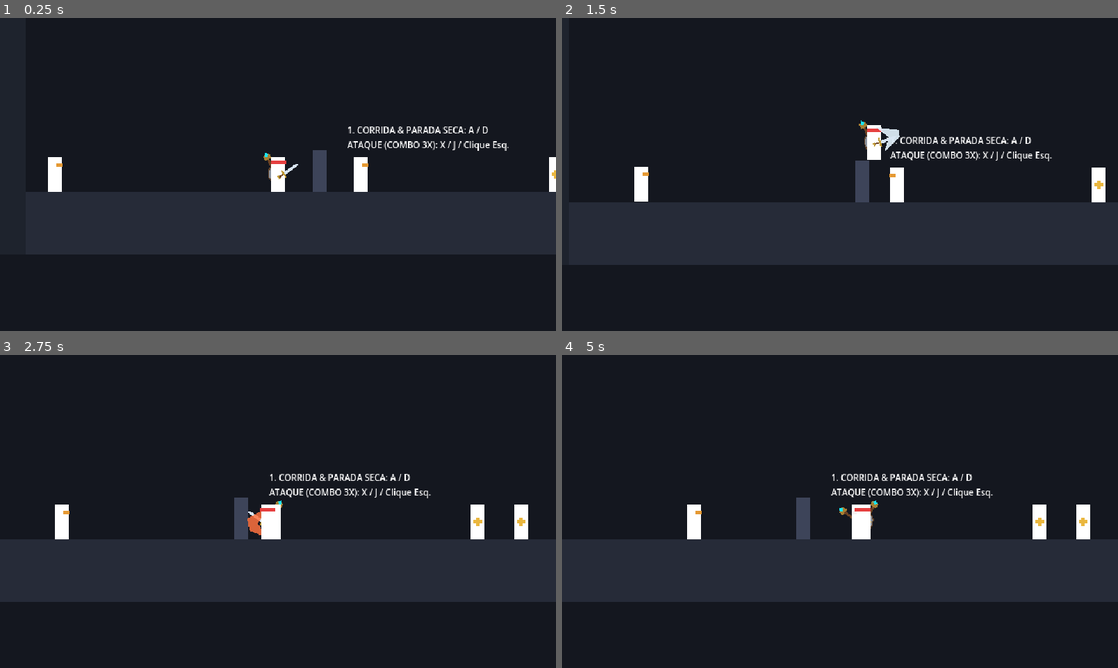
Above: before the commit, frames 1-4 (two rows, left to right).
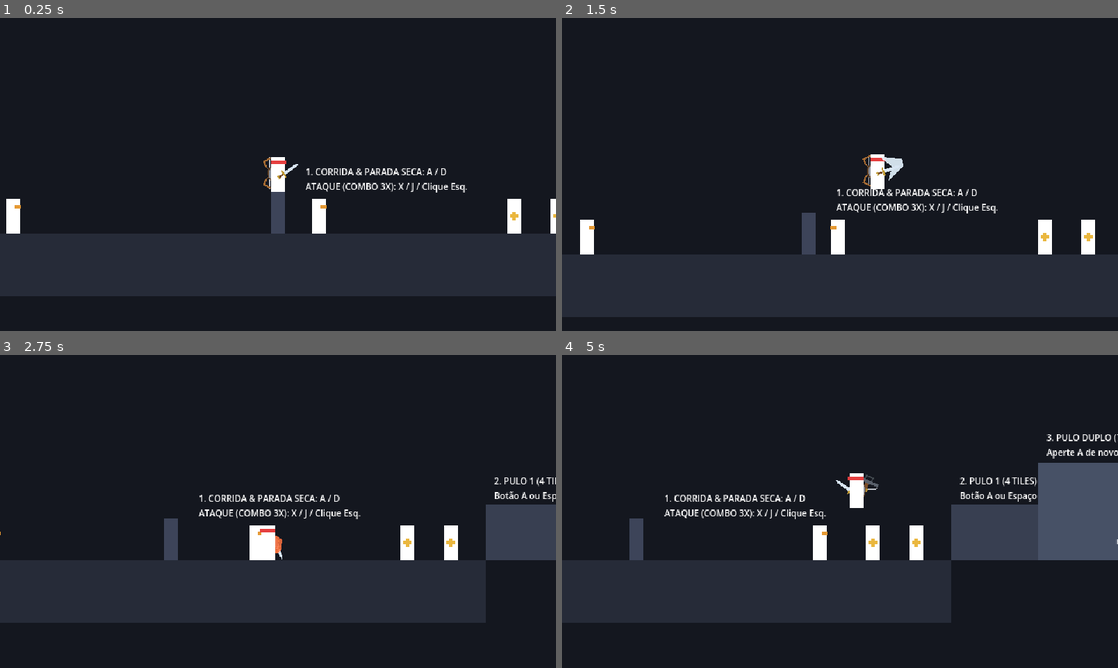
Above: after the commit, the same moments.

Repository: Theadrill/Godot-Roguelike-Prototype
Game: Godot game, scene res://src/world/movement_gym.tscn
Same seed, same stepped clock (60 frames per second), same inputs: the game is played once before the commit and once after it.
Inputs (mouse positions are in pixels of both pictures, inside the frame that each line leads up to):
- Up to frame 1 (0.25 s): no input
- Up to frame 2 (1.5 s): tap A (move_left) at 0.5, 1.25 s; move the mouse to (962, 158) at 0.52 s; hold L (defend) 0.53-1.28 s; hold D (move_right) from 0.53 s (still down); right-click (962, 158) at 0.6 s; click (962, 158) at 0.67 s; tap Space (jump) at 0.77 s; move the mouse to (728, 190) at 1.27 s; tap L (defend) at 1.35 s; click (728, 190) at 1.42 s
- Up to frame 3 (2.75 s): tap Space (jump) at 1.52 s; tap Shift (roll) at 1.55, 2.1 s; tap A (move_left) at 2 s; move the mouse to (333, 442) at 2.02 s; release D (move_right) at 2.03 s; hold A (move_left) from 2.03 s (still down); hold 1 (swap_weapon, bound only after the commit) from 2.03 s (still down); click (333, 442) at 2.17 s
- Up to frame 4 (5 s): move the mouse to (812, 574) at 2.77 s; release A (move_left) at 2.78 s; release 1 (swap_weapon, bound only after the commit) at 2.78 s; hold D (move_right) 2.78-4.28 s; tap 1 (swap_weapon, bound only after the commit) at 2.85 s; click (812, 574) at 2.92 s; tap Space (jump) at 3.02, 3.77, 4.52 s; tap E at 3.05, 3.6 s; tap A (move_left) at 3.5, 4.25 s; move the mouse to (1006, 558) at 3.52 s; click (1006, 558) at 3.67 s; tap 3 at 3.8, 4.35 s; tap 2 (cycle_weapon_debug, bound only after the commit) at 4.15 s; move the mouse to (673, 464) at 4.27 s; hold A (move_left) from 4.28 s (still down); click (673, 464) at 4.42 s; tap 4 at 4.55 s

The runs differ from the first frame. In frame 1, 29% of the frame differs, in the area x 0-100%, y 34-89%; in frame 2, 36%, in the area x 0-100%, y 32-96%; in frame 3, 19%; in frame 4, 24%.

Commit message:
feat(equipment): add bow and crossbow with fine-tuned socket anchors and swap mechanics

Diff:
--- a/src/core/input_setup.gd
+++ b/src/core/input_setup.gd
@@ -9,25 +9,21 @@
 	_register_action("move_left", [
 		_create_key_event(KEY_A),
 		_create_key_event(KEY_LEFT),
-		_create_joy_button_event(JOY_BUTTON_DPAD_LEFT),
 		_create_joy_motion_event(JOY_AXIS_LEFT_X, -1.0)
 	])
 	_register_action("move_right", [
 		_create_key_event(KEY_D),
 		_create_key_event(KEY_RIGHT),
-		_create_joy_button_event(JOY_BUTTON_DPAD_RIGHT),
 		_create_joy_motion_event(JOY_AXIS_LEFT_X, 1.0)
 	])
 	_register_action("up", [
 		_create_key_event(KEY_W),
 		_create_key_event(KEY_UP),
-		_create_joy_button_event(JOY_BUTTON_DPAD_UP),
 		_create_joy_motion_event(JOY_AXIS_LEFT_Y, -1.0)
 	], 0.55)
 	_register_action("down", [
 		_create_key_event(KEY_S),
 		_create_key_event(KEY_DOWN),
-		_create_joy_button_event(JOY_BUTTON_DPAD_DOWN),
 		_create_joy_motion_event(JOY_AXIS_LEFT_Y, 1.0)
 	], 0.55)
 	# Botão A (Xbox) / X (PlayStation) / Espaço: PULO
@@ -40,23 +36,29 @@
 		_create_key_event(KEY_SHIFT),
 		_create_joy_button_event(JOY_BUTTON_B)
 	])
-	# Botão X (Xbox) / Quadrado (PlayStation) / Botão Esquerdo Mouse / Tecla J: ARMA PRIMÁRIA
+	# Botão X (Xbox) / Quadrado (PlayStation) / Botão Esquerdo Mouse / Tecla J: ARMA ATUAL
 	_register_action("attack_primary", [
 		_create_mouse_button_event(MOUSE_BUTTON_LEFT),
 		_create_key_event(KEY_J),
 		_create_joy_button_event(JOY_BUTTON_X)
 	])
-	# Botão Y (Xbox) / Triângulo (PlayStation) / Botão Direito Mouse / Tecla K: ARMA SECUNDÁRIA
-	_register_action("attack_secondary", [
+	# Botão Y (Xbox) / Triângulo (PlayStation) / Botão Direito Mouse / Teclas K, L, E: DEFESA / ESCUDO
+	_register_action("defend", [
 		_create_mouse_button_event(MOUSE_BUTTON_RIGHT),
 		_create_key_event(KEY_K),
+		_create_key_event(KEY_L),
+		_create_key_event(KEY_E),
 		_create_joy_button_event(JOY_BUTTON_Y)
 	])
-	# Botão LB (Xbox) / L1 (PlayStation) / Tecla L ou E: DEFESA / ESCUDO DEDICADO
-	_register_action("defend", [
-		_create_key_event(KEY_L),
-		_create_key_event(KEY_E),
+	# Botão LB (Xbox) / L1 (PlayStation) / Tecla 1 (Teclado): TROCAR ARMA EQUIPADA (SWAP)
+	_register_action("swap_weapon", [
+		_create_key_event(KEY_1),
 		_create_joy_button_event(JOY_BUTTON_LEFT_SHOULDER)
+	])
+	# D-Pad Down (Gamepad) / Tecla 2 (Teclado): CICLAR ARMA DE RESERVA (DEBUG)
+	_register_action("cycle_weapon_debug", [
+		_create_key_event(KEY_2),
+		_create_joy_button_event(JOY_BUTTON_DPAD_DOWN)
 	])
 
 	# Right Analog Stick: Camera look-ahead (espiar adiante)
--- /dev/null
+++ b/src/entities/equipment/bow_visual.tscn
@@ -0,0 +1,20 @@
+[gd_scene format=3 uid="uid://ceb387f7bp2n6"]
+
+[node name="BowVisual" type="Node2D" unique_id=129178002]
+
+[node name="String" type="Line2D" parent="." unique_id=1779923138]
+points = PackedVector2Array(0, -18, 1, 0, 0, 18)
+width = 1.0
+default_color = Color(0.9, 0.92, 0.95, 0.8)
+
+[node name="UpperLimb" type="Polygon2D" parent="." unique_id=1314925538]
+color = Color(0.65, 0.42, 0.2, 1)
+polygon = PackedVector2Array(0, -2, 6, -8, 8, -14, 0, -18, -2, -17, 5, -13, 4, -8, 0, -2)
+
+[node name="LowerLimb" type="Polygon2D" parent="." unique_id=932643118]
+color = Color(0.65, 0.42, 0.2, 1)
+polygon = PackedVector2Array(0, 2, 6, 8, 8, 14, 0, 18, -2, 17, 5, 13, 4, 8, 0, 2)
+
+[node name="Grip" type="Polygon2D" parent="." unique_id=521477904]
+color = Color(0.35, 0.22, 0.1, 1)
+polygon = PackedVector2Array(-2, -3, 3, -3, 3, 3, -2, 3)
--- /dev/null
+++ b/src/entities/equipment/crossbow_visual.tscn
@@ -0,0 +1,25 @@
+[gd_scene format=3 uid="uid://crossbow_visual_01"]
+
+[node name="CrossbowVisual" type="Node2D"]
+
+[node name="String" type="Line2D" parent="."]
+points = PackedVector2Array(7, -13, 0, 0, 7, 13)
+width = 1.0
+default_color = Color(0.9, 0.92, 0.95, 0.8)
+
+[node name="Stock" type="Polygon2D" parent="."]
+color = Color(0.48, 0.3, 0.16, 1)
+polygon = PackedVector2Array(-10, -3, 12, -2, 12, 2, -4, 2, -8, 6, -10, 6)
+
+[node name="Limbs" type="Polygon2D" parent="."]
+color = Color(0.35, 0.38, 0.42, 1)
+polygon = PackedVector2Array(9, -13, 12, -13, 12, -2, 12, 2, 12, 13, 9, 13, 8, 2, 8, -2)
+
+[node name="Stirrup" type="Line2D" parent="."]
+points = PackedVector2Array(12, -4, 16, -4, 16, 4, 12, 4)
+width = 1.5
+default_color = Color(0.25, 0.28, 0.3, 1)
+
+[node name="Sight" type="Polygon2D" parent="."]
+color = Color(0.7, 0.55, 0.2, 1)
+polygon = PackedVector2Array(-2, -4, 2, -4, 2, -2, -2, -2)
--- /dev/null
+++ b/src/entities/equipment/weapon_bow.tres
@@ -0,0 +1,25 @@
+[gd_resource type="Resource" script_class="WeaponData" format=3 uid="uid://d1dsk5evc6cyq"]
+
+[ext_resource type="Script" uid="uid://bns3a3ee5ml1" path="res://src/combat/weapon_data.gd" id="1_script"]
+[ext_resource type="PackedScene" uid="uid://ceb387f7bp2n6" path="res://src/entities/equipment/bow_visual.tscn" id="2_visual"]
+
+[resource]
+script = ExtResource("1_script")
+weapon_name = "Hunter's Shortbow"
+base_damage = 22.0
+knockback_force = 110.0
+hitstop_duration = 0.04
+rumble_weak = 0.3
+rumble_strong = 0.55
+rumble_duration = 0.06
+combo_durations = Array[float]([0.16, 0.16, 0.24])
+forward_impulses = Array[float]([20.0, 30.0, 40.0])
+attack_cooldown = 0.12
+combo_finisher_cooldown = 0.2
+equipment_name = "Hunter's Shortbow"
+slot_type = 2
+visual_scene = ExtResource("2_visual")
+visual_offset = Vector2(-4, 2)
+visual_rotation_degrees = 125.0
+back_offset = Vector2(4, -5)
+back_rotation_degrees = -65.0
--- /dev/null
+++ b/src/entities/equipment/weapon_crossbow.tres
@@ -0,0 +1,25 @@
+[gd_resource type="Resource" script_class="WeaponData" load_steps=3 format=3 uid="uid://weapon_crossbow_tres_01"]
+
+[ext_resource type="Script" path="res://src/combat/weapon_data.gd" id="1_script"]
+[ext_resource type="PackedScene" path="res://src/entities/equipment/crossbow_visual.tscn" id="2_visual"]
+
+[resource]
+script = ExtResource("1_script")
+weapon_name = "Heavy Crossbow"
+base_damage = 42.0
+knockback_force = 240.0
+hitstop_duration = 0.08
+rumble_weak = 0.5
+rumble_strong = 0.85
+rumble_duration = 0.1
+combo_durations = Array[float]([0.28, 0.28, 0.4])
+forward_impulses = Array[float]([10.0, 15.0, 20.0])
+attack_cooldown = 0.24
+combo_finisher_cooldown = 0.35
+equipment_name = "Heavy Crossbow"
+slot_type = 2
+visual_scene = ExtResource("2_visual")
+visual_offset = Vector2(0, 0)
+visual_rotation_degrees = 0.0
+back_offset = Vector2(4.0, -5.0)
+back_rotation_degrees = 0.0
--- a/src/entities/player/player.gd
+++ b/src/entities/player/player.gd
@@ -97,7 +97,7 @@
 		weapon = default_weapon if default_weapon else WeaponData.new()
 
 	if not secondary_weapon:
-		var default_secondary := load("res://src/entities/equipment/weapon_staff.tres") as WeaponData
+		var default_secondary := load("res://src/entities/equipment/weapon_bow.tres") as WeaponData
 		if default_secondary:
 			secondary_weapon = default_secondary
 
@@ -260,44 +260,44 @@
 		if is_shield_raised:
 			set_shield_raised(false)
 
+func swap_weapons() -> void:
+	if not secondary_weapon:
+		return
+	var temp: WeaponData = weapon
+	weapon = secondary_weapon
+	secondary_weapon = temp
+	_update_main_weapon_visual()
+	_update_secondary_weapon_visual()
+
+func cycle_reserve_weapon() -> void:
+	var weapon_paths: Array[String] = [
+		"res://src/entities/equipment/weapon_bow.tres",
+		"res://src/entities/equipment/weapon_crossbow.tres",
+		"res://src/entities/equipment/weapon_sword.tres",
+		"res://src/entities/equipment/weapon_hammer.tres",
+		"res://src/entities/equipment/weapon_staff.tres",
+		"res://src/entities/equipment/weapon_dagger.tres"
+	]
+	var current_idx: int = -1
+	if secondary_weapon:
+		for i in range(weapon_paths.size()):
+			if weapon_paths[i].get_file().get_basename() in secondary_weapon.resource_path:
+				current_idx = i
+				break
+
+	var next_idx: int = (current_idx + 1) % weapon_paths.size()
+	var next_res := load(weapon_paths[next_idx]) as WeaponData
+	if weapon and next_res and next_res.equipment_name == weapon.equipment_name:
+		next_idx = (next_idx + 1) % weapon_paths.size()
+		next_res = load(weapon_paths[next_idx]) as WeaponData
+
+	equip_secondary_weapon(next_res)
+
 func _unhandled_input(event: InputEvent) -> void:
-	if event is InputEventKey and event.is_pressed() and not event.is_echo():
-		match event.physical_keycode:
-			KEY_1:
-				var sword_res := load("res://src/entities/equipment/weapon_sword.tres") as WeaponData
-				if sword_res:
-					equip_weapon(sword_res)
-			KEY_2:
-				var dagger_res := load("res://src/entities/equipment/weapon_dagger.tres") as WeaponData
-				if dagger_res:
-					equip_weapon(dagger_res)
-			KEY_3:
-				var hammer_res := load("res://src/entities/equipment/weapon_hammer.tres") as WeaponData
-				if hammer_res:
-					equip_weapon(hammer_res)
-			KEY_4:
-				var staff_res := load("res://src/entities/equipment/weapon_staff.tres") as WeaponData
-				if staff_res:
-					equip_weapon(staff_res)
-			KEY_9:
-				# Cycle secondary weapon on back
-				if secondary_weapon == null:
-					var staff_res := load("res://src/entities/equipment/weapon_staff.tres") as WeaponData
-					equip_secondary_weapon(staff_res)
-				elif secondary_weapon.equipment_name == "Mystic Staff":
-					var hammer_res := load("res://src/entities/equipment/weapon_hammer.tres") as WeaponData
-					equip_secondary_weapon(hammer_res)
-				elif secondary_weapon.equipment_name == "War Hammer":
-					var sword_res := load("res://src/entities/equipment/weapon_sword.tres") as WeaponData
-					equip_secondary_weapon(sword_res)
-				else:
-					equip_secondary_weapon(null)
-			KEY_0:
-				if shield:
-					equip_shield(null)
-				else:
-					var buckler_res := load("res://src/entities/equipment/shield_buckler.tres") as ShieldData
-					equip_shield(buckler_res)
+	if event.is_action_pressed("swap_weapon") and not event.is_echo():
+		swap_weapons()
+	elif event.is_action_pressed("cycle_weapon_debug") and not event.is_echo():
+		cycle_reserve_weapon()
 
 func can_attack() -> bool:
 	return attack_cooldown_timer <= 0.0
@@ -372,8 +372,8 @@
 	if not Input.is_action_pressed("down"):
 		return false
 
-	# Digital keys (Keyboard S / Arrow Down, Gamepad D-Pad Down) have 100% deliberate intent
-	if Input.is_key_pressed(KEY_S) or Input.is_key_pressed(KEY_DOWN) or Input.is_joy_button_pressed(0, JOY_BUTTON_DPAD_DOWN):
+	# Digital keys (Keyboard S / Arrow Down)
+	if Input.is_key_pressed(KEY_S) or Input.is_key_pressed(KEY_DOWN):
 		return true
 
 	# Left Analog Stick:
@@ -396,8 +396,8 @@
 	if not Input.is_action_pressed("up"):
 		return false
 
-	# Digital keys (Keyboard W / Arrow Up, Gamepad D-Pad Up)
-	if Input.is_key_pressed(KEY_W) or Input.is_key_pressed(KEY_UP) or Input.is_joy_button_pressed(0, JOY_BUTTON_DPAD_UP):
+	# Digital keys (Keyboard W / Arrow Up)
+	if Input.is_key_pressed(KEY_W) or Input.is_key_pressed(KEY_UP):
 		return true
 
 	# Left Analog Stick (negative Y is up):
--- a/src/world/movement_gym.tscn
+++ b/src/world/movement_gym.tscn
@@ -215,7 +215,7 @@
 respawn_enabled = true
 
 [node name="Player" parent="." unique_id=794960122 instance=ExtResource("1_player")]
-position = Vector2(-60, 288)
+position = Vector2(-12, 240)
 run_speed = 150.0
 wall_recovery_gravity_multiplier = 0.5
 roll_speed = 170.0
Not shown, changed: docs/PLANO_DE_IMPLEMENTACAO_INICIO_DO_PROJETO.md
